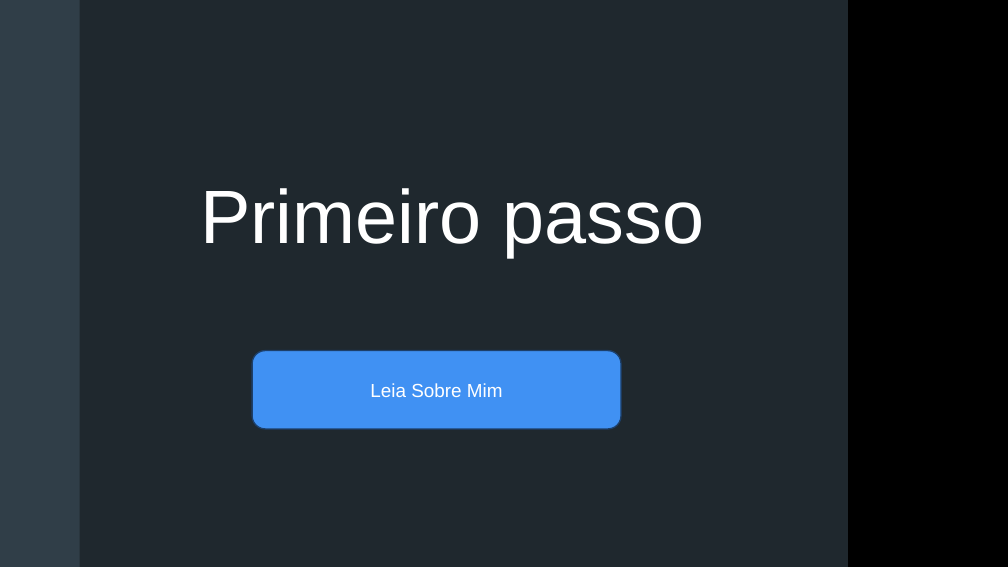
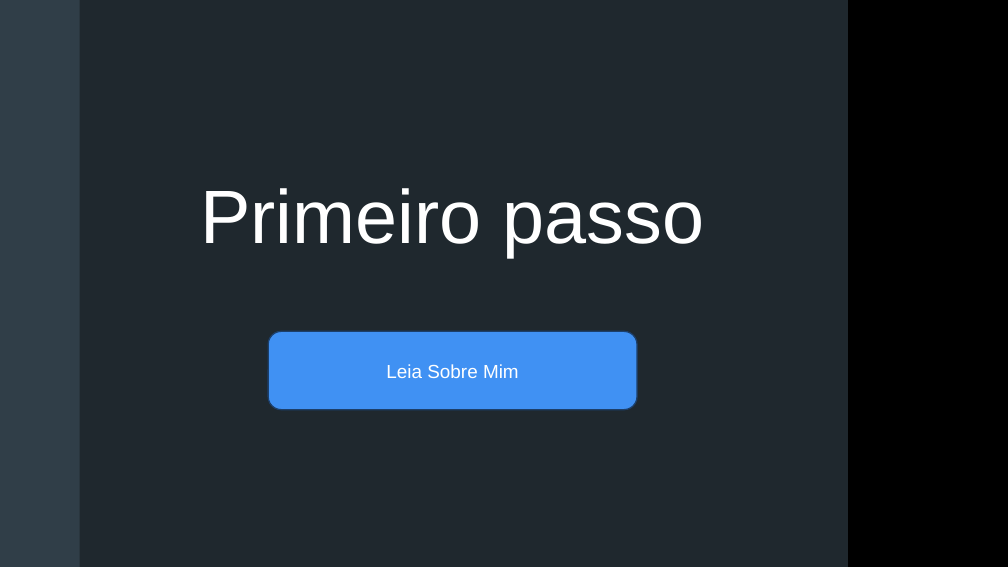
Before and after one commit to batestin1/coding_the_future_dio_redes_neurais, a slide deck: slide 10 of materiais/redes_neurais_dio.pptx. Drawn at 1008x567 pixels with LibreOffice and Linux fonts; fonts in the diff are those of the drawing; grey boxes stand for pictures; background and template pictures are left out. Boxes give left, top, right and bottom in pixels: in the first picture for what was removed or moved away, otherwise in the second. Text is boxed around its words. In the diff, an @@ line names an element or a change of style, - is before the commit and + after.

```diff
--- a/materiais/redes_neurais_dio.pptx
+++ b/materiais/redes_neurais_dio.pptx
@@ rounded rectangle "Leia Sobre Mim": place and size @@
-rounded rectangle "Leia Sobre Mim" at [253, 351, 622, 430]
+rounded rectangle "Leia Sobre Mim" at [268, 331, 637, 410]
```
Also in this commit, not shown: 2 other slides changed, 18 slides added, 4 other files.
